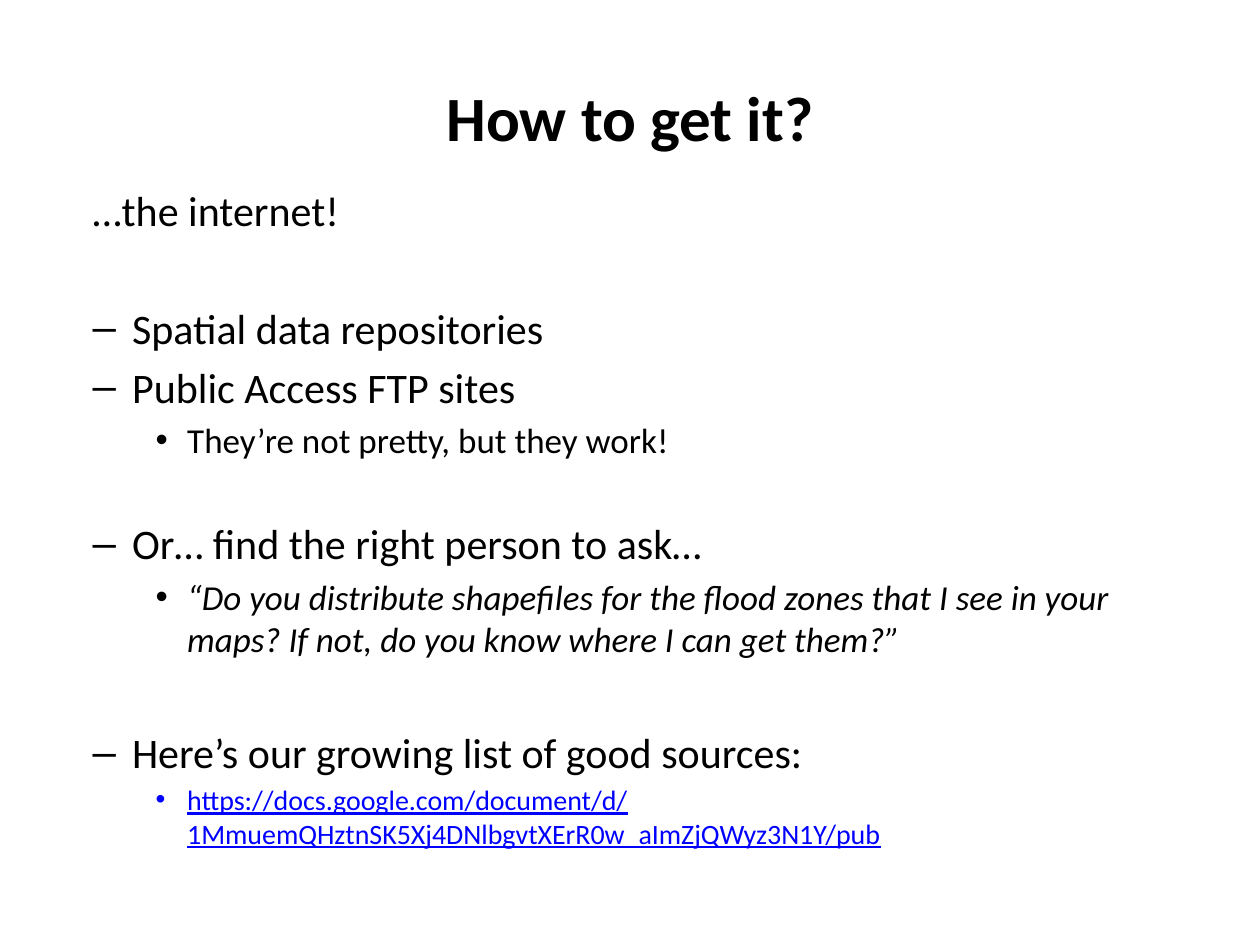
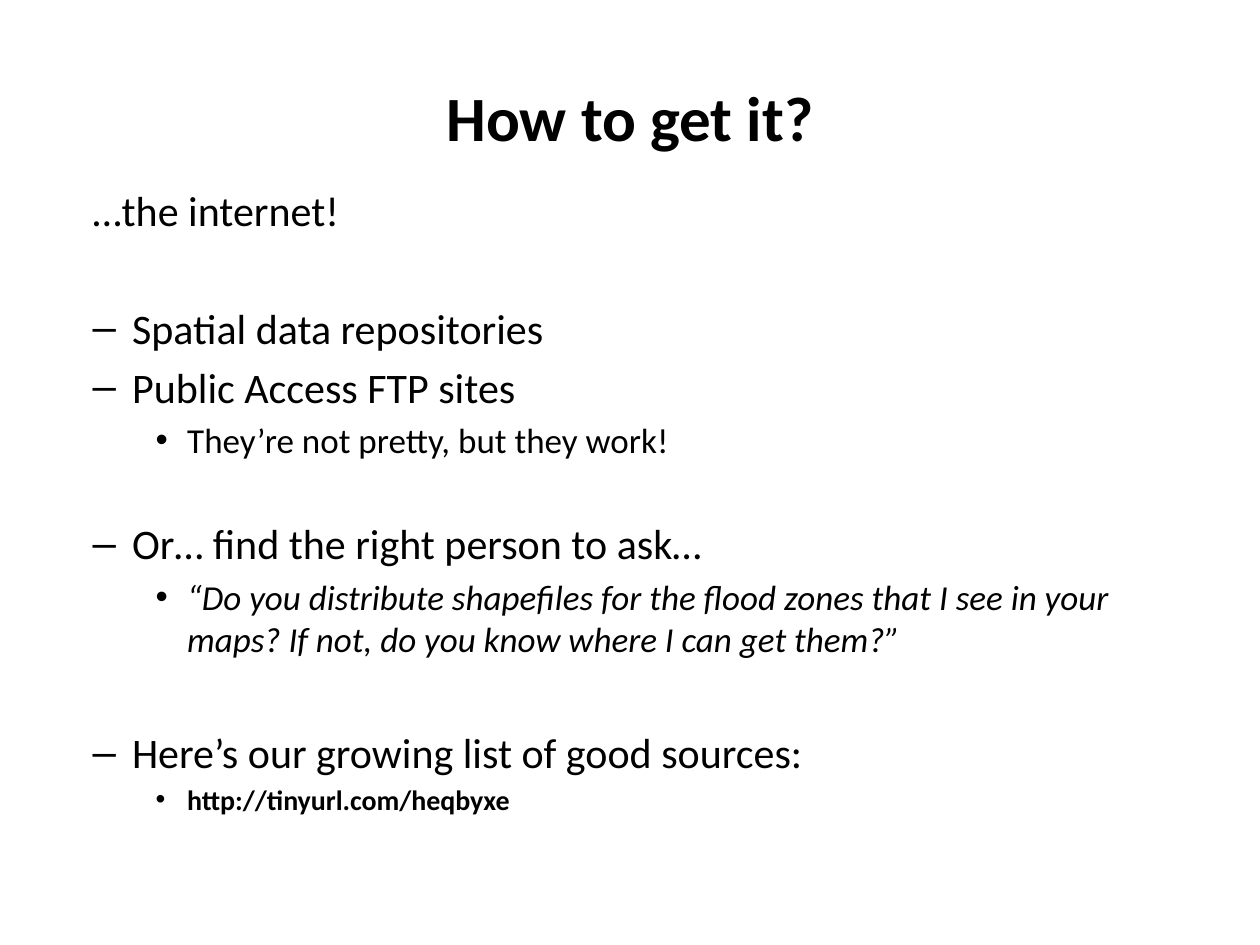
Before and after one commit to mradamcox/qgis-intro, a slide deck: slide 6 of day3/IntroClass_Day3.pptx. Drawn at 1260x945 pixels with LibreOffice and Linux fonts; fonts in the diff are those of the drawing. Boxes give left, top, right and bottom in pixels: in the first picture for what was removed or moved away, otherwise in the second. Text is boxed around its words. In the diff, an @@ line names an element or a change of style, - is before the commit and + after.

```diff
--- a/day3/IntroClass_Day3.pptx
+++ b/day3/IntroClass_Day3.pptx
@@ text at (187,790,509,815): text changed; text colour #0000FF to #000000; bold on @@
-    • https://docs.google.com/document/d/1MmuemQHztnSK5Xj4DNlbgvtXErR0w_aImZjQWyz3N1Y/pub
+    • http://tinyurl.com/heqbyxe
```
Also in this commit, not shown: 1 other slide changed, 21 other files.
